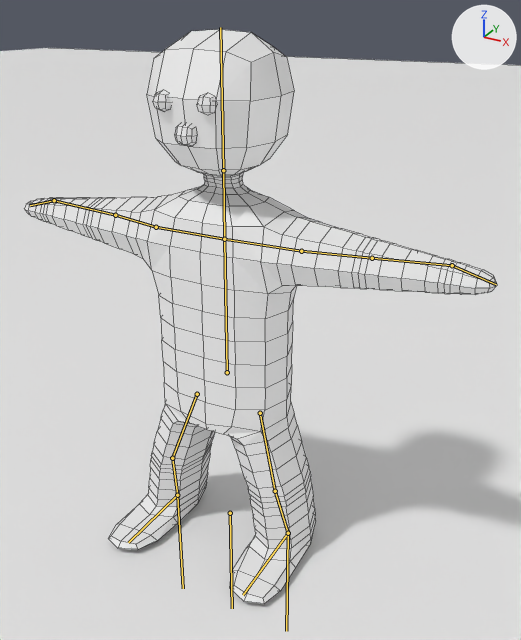
A saved change to the Blender file introduction/blend/013_011.blend.
Before and after are seen from a 50 mm lens placed at (4.88, -7.88, 7.53), pointed at (0.52, 0.04, 3.56). The lights are fixed; the arrows at upper right show +X, +Y and +Z. The bones that bend it are drawn over the model as lines. Mesh edges are drawn as thin lines.

The first picture shows 'human', '平面'.
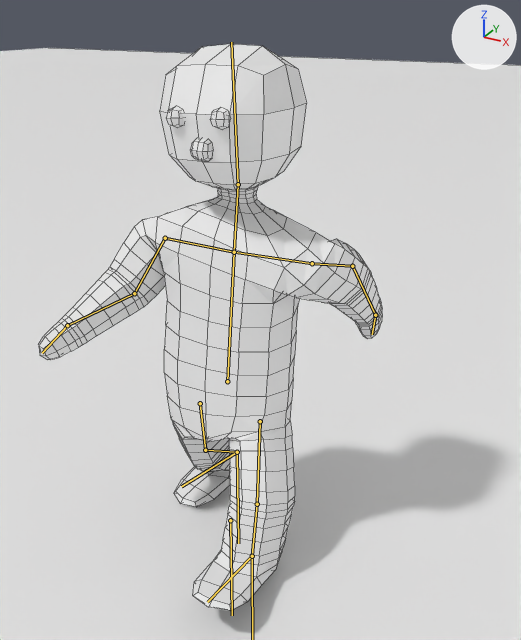
The newer file adds an action. The first version stands in its rest pose; the second is drawn at frame 1 of the action 'Walk'.

The edits, one by one:
Bone 'root' (bone_root) moves from (0.0, 0.0, 0.0) to (0.0, 0.15, 0.0).
Bone 'body' (bone_body) turns from (0, 0, 0) to (0, 0, 4) degrees about its own x, y and z.
Bone 'head' (bone_head) turns from (0, 0, 0) to (0, 0, -6) degrees about its own x, y and z.
Bone 'shoulderL' (bone_shoulderl) turns from (0, 0, 0) to (0, 0, -5) degrees about its own x, y and z.
Bone 'armL1' (bone_arml1) turns from (0, 0, 0) to (81, 32, 106) degrees about its own x, y and z.
Bone 'armL2' (bone_arml2) turns from (0, 0, 0) to (-15, -8, 0) degrees about its own x, y and z.
Bone 'handL' (bone_handl) turns from (0, 0, 0) to (-20, -2, 0) degrees about its own x, y and z.
Bone 'shoulderR' (bone_shoulderr) turns from (0, 0, 0) to (0, 0, -3) degrees about its own x, y and z.
Bone 'armR1' (bone_armr1) turns from (0, 0, 0) to (-28, 0, -74) degrees about its own x, y and z.
Bone 'armR2' (bone_armr2) turns from (0, 0, 0) to (-18, 10, 0) degrees about its own x, y and z.
Bone 'handR' (bone_handr) turns from (0, 0, 0) to (-4, 0, 0) degrees about its own x, y and z.
Bone 'LegL3' (bone_legl3) turns from (0, 0, 0) to (-1, 13, -7) degrees about its own x, y and z.
Bone 'LegR1' (bone_legr1) moves from (0.0, 0.0, 0.0) to (0.05, -0.02, 0.0).
Bone 'LegR3' (bone_legr3) turns from (0, 0, 0) to (45, -8, -9) degrees about its own x, y and z.
Bone 'LegL_control' (bone_legl_control) moves from (0.0, 0.0, 0.0) to (-0.2, -0.22, -0.77).
Bone 'LegR_control' (bone_legr_control) moves from (0.0, 0.0, 0.0) to (0.44, -0.43, 1.18).

Location of each change, (x1, y1, x2, y2) in pixels of the pictures (521 x 640 px):
'human', posed (27% narrower)
    before: (24, 29, 497, 604)
    after: (38, 44, 382, 611)
bone 'root', root to tip
    before: (230, 513) to (232, 608)
    after: (230, 520) to (232, 615)
bone 'body', root to tip
    before: (227, 372) to (224, 239)
    after: (227, 381) to (234, 252)
bone 'head', root to tip
    before: (223, 170) to (220, 27)
    after: (238, 184) to (231, 42)
bone 'shoulderL', root to tip
    before: (224, 239) to (301, 251)
    after: (234, 252) to (312, 263)
bone 'armL1', root to tip
    before: (301, 251) to (372, 258)
    after: (312, 263) to (352, 266)
bone 'armL2', root to tip
    before: (372, 258) to (452, 265)
    after: (352, 266) to (375, 315)
bone 'handL', root to tip
    before: (452, 265) to (496, 284)
    after: (375, 315) to (372, 334)
bone 'shoulderR', root to tip
    before: (224, 239) to (156, 227)
    after: (234, 252) to (165, 238)
bone 'armR1', root to tip
    before: (156, 227) to (115, 215)
    after: (165, 238) to (134, 293)
bone 'armR2', root to tip
    before: (115, 215) to (54, 200)
    after: (134, 293) to (67, 325)
bone 'handR', root to tip
    before: (54, 200) to (30, 205)
    after: (67, 325) to (42, 353)
bone 'LegL3', root to tip
    before: (288, 533) to (243, 595)
    after: (252, 556) to (207, 602)
bone 'LegR1', root to tip
    before: (197, 394) to (172, 458)
    after: (200, 403) to (205, 450)
bone 'LegR3', root to tip
    before: (177, 495) to (128, 542)
    after: (237, 452) to (181, 486)
bone 'LegR_control', root to tip
    before: (177, 495) to (183, 588)
    after: (237, 452) to (238, 543)
